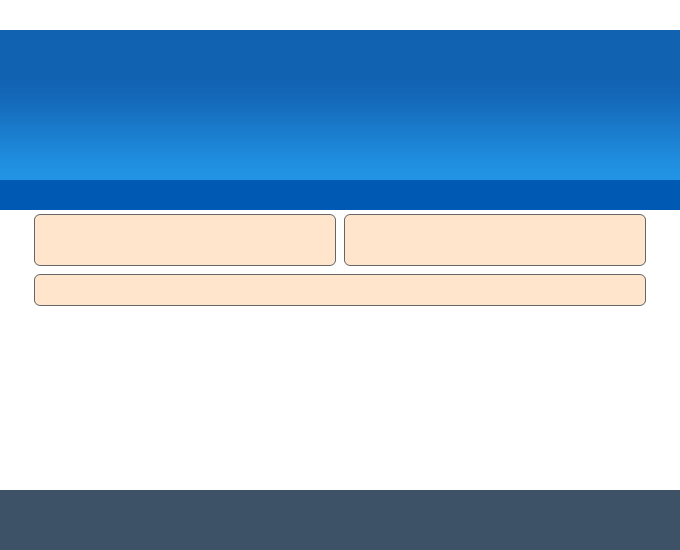
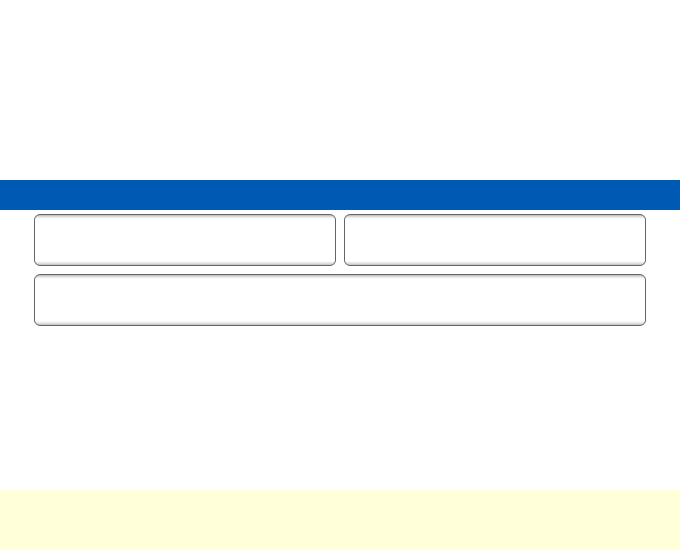
The second 680×550 image is a revision of the first. Changes to its layers:
removed layer "header" over [0, 30, 680, 180]
removed layer "header / footer widgets" over [35, 215, 645, 305]
added layer "header widgets" above "header boxes" over [35, 275, 645, 325]
added layer "header boxes" above "footer" over [35, 215, 645, 265]
